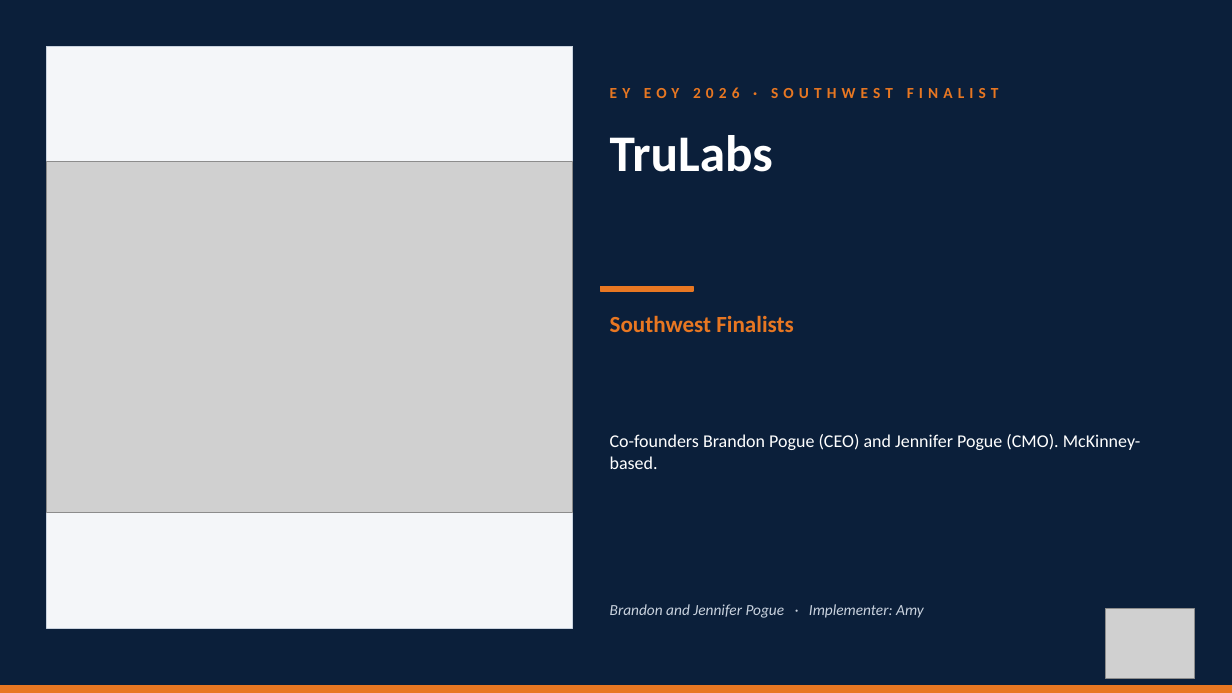
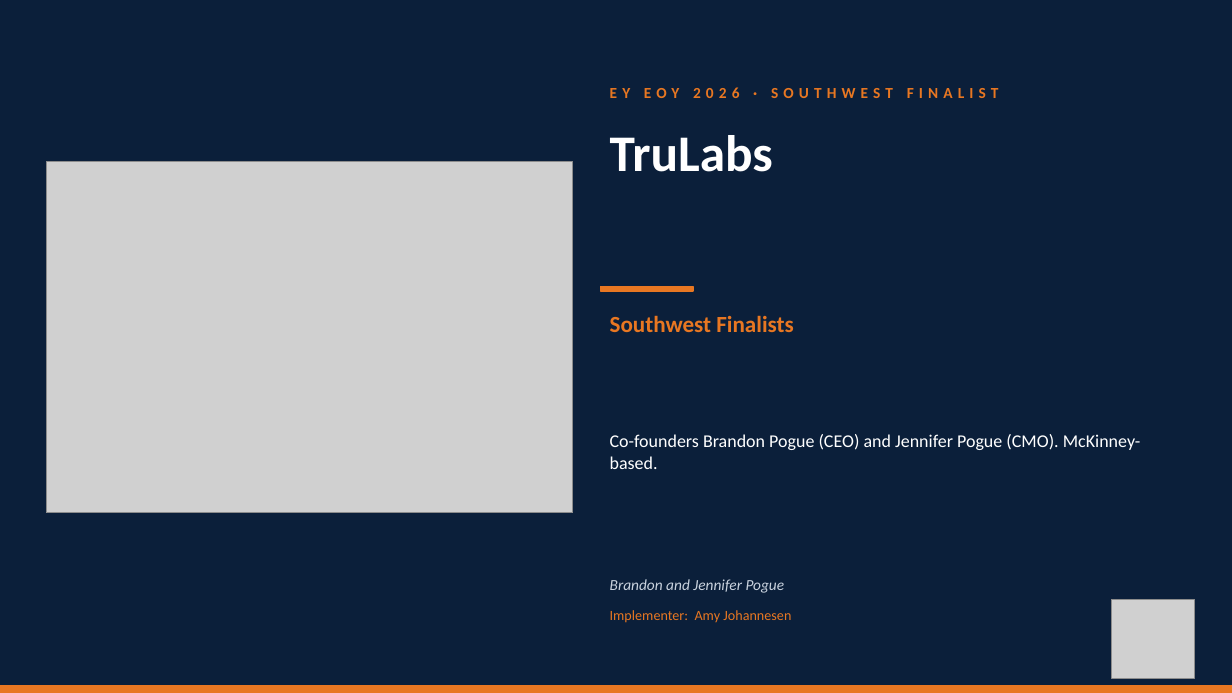
Before and after one commit to TicoRicoRay/wroe-dallas-2026, a slide deck: slide 10 of deliverables/celebrations-loop/Celebrations-Loop.pptx (slide 12 before the commit). Drawn at 1232x693 pixels with LibreOffice and Linux fonts; fonts in the diff are those of the drawing; grey boxes stand for pictures. Boxes give left, top, right and bottom in pixels: in the first picture for what was removed or moved away, otherwise in the second. Text is boxed around its words. In the diff, an @@ line names an element or a change of style, - is before the commit and + after.

Commit message:
Celebrations loop: drop section dividers, add Implementer per slide, kill photo shadow-box
- Removed the 3 section-divider slides (18 slides now instead of 21).
- Renamed 'SPILLERS CLIENT' badge to 'COMMUNITY WIN' across the deck.
- Added per-slide Implementer credit ('Implementer: Name') as small orange
  text below the read-aloud line. Attribution from Shane's master DOCX
  EOSI field or the submitting email sender.
- Photos now sit directly on the navy background (no cream frame), fitted
  at native aspect. Kills the white shadow-box that was visible on light
  photos and looked cheap.
- Wordmark recolored to white silhouette + orange NTX badge on transparent
  background, so it reads as branding on navy instead of a white sticker.

```diff
--- a/deliverables/celebrations-loop/Celebrations-Loop.pptx
+++ b/deliverables/celebrations-loop/Celebrations-Loop.pptx
@@ rectangle removed at box(46, 46, 573, 628) @@
@@ text at box(610, 579, 785, 593): text changed @@
-Brandon and Jennifer Pogue · Implementer: Amy
+Brandon and Jennifer Pogue
@@ text added at box(610, 610, 791, 623), 11 pt, text #E87722 @@
+Implementer: Amy Johannesen
@@ picture: place and size @@
-picture at box(1105, 609, 1195, 678)
+picture at box(1112, 600, 1195, 678)
```
Also in this commit, not shown: 17 other slides changed, 3 slides removed, 4 other files.
